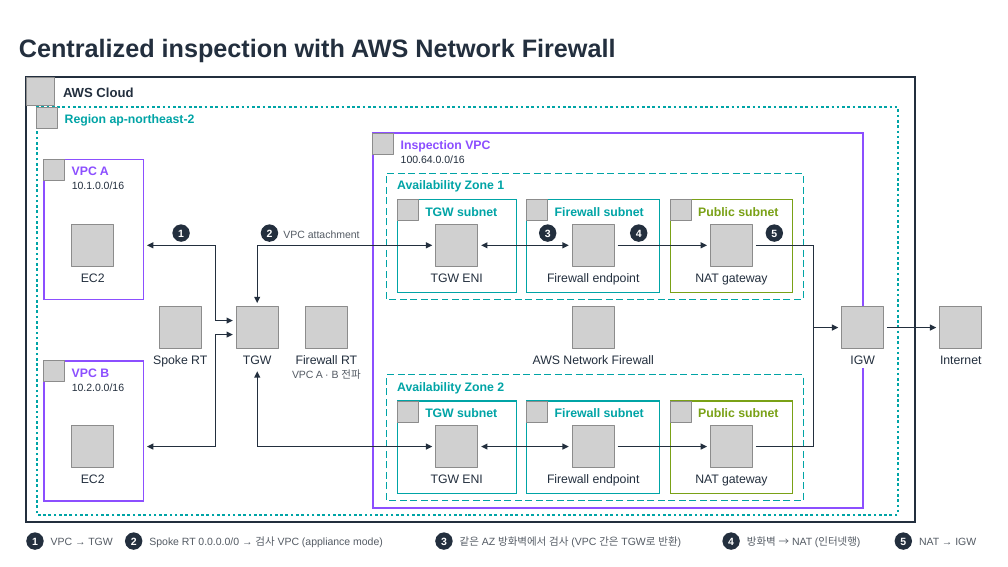
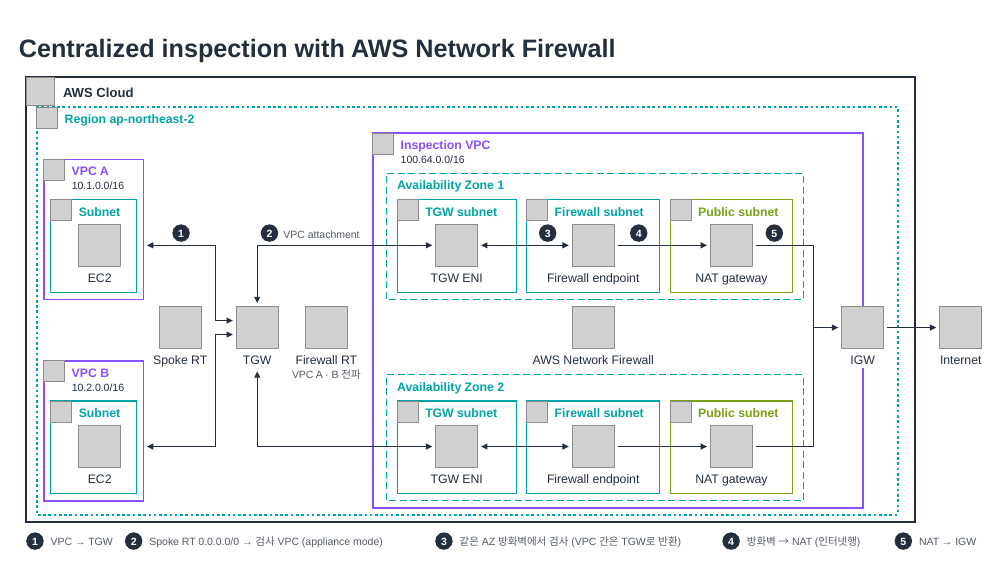
Before and after one commit to conft2k/skill-aws-arch-diagram, a slide deck: slide 5 of docs/examples/reference-architectures.pptx. Drawn at 1008x567 pixels with LibreOffice and Linux fonts; fonts in the diff are those of the drawing; grey boxes stand for pictures. Boxes give left, top, right and bottom in pixels: in the first picture for what was removed or moved away, otherwise in the second. Text is boxed around its words. In the diff, an @@ line names an element or a change of style, - is before the commit and + after.

```diff
--- a/docs/examples/reference-architectures.pptx
+++ b/docs/examples/reference-architectures.pptx
@@ group added at (x1=51, y1=200, x2=136, y2=495): 2 rectangles, 2 pictures, 2 texts @@
+Subnet
+Subnet
@@ 2 pictures, 2 texts moved together from (x1=72, y1=225, x2=114, y2=483) to (x1=79, y1=225, x2=121, y2=483) @@
```
Also in this commit, not shown: 5 other files.
